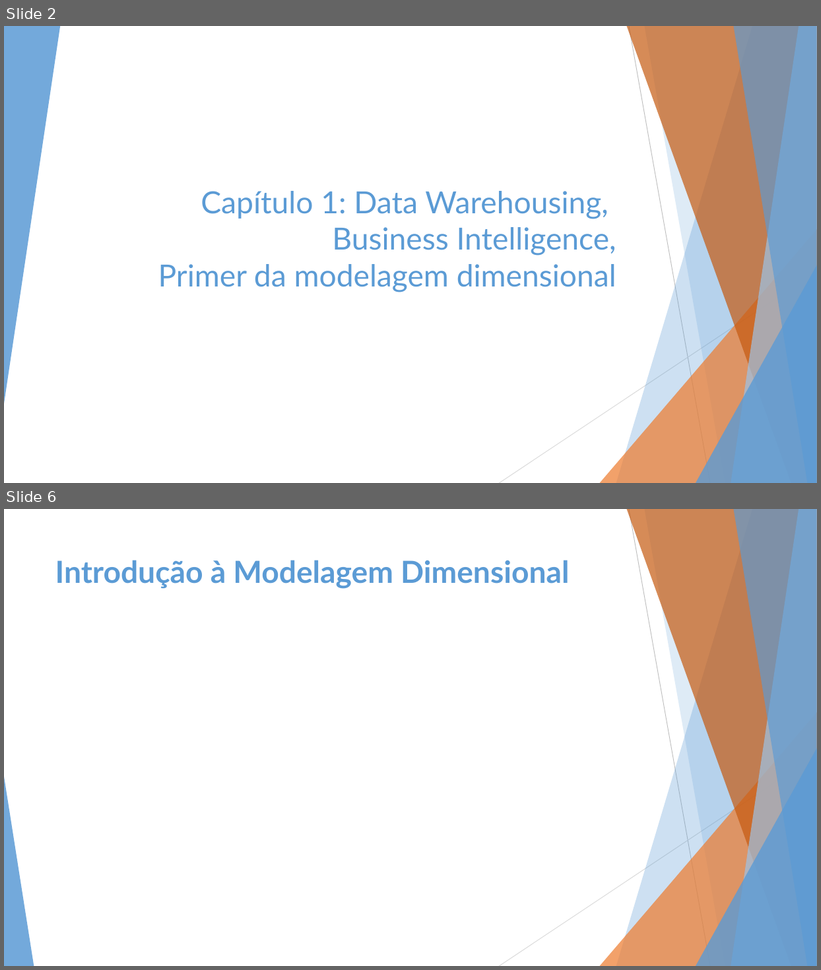
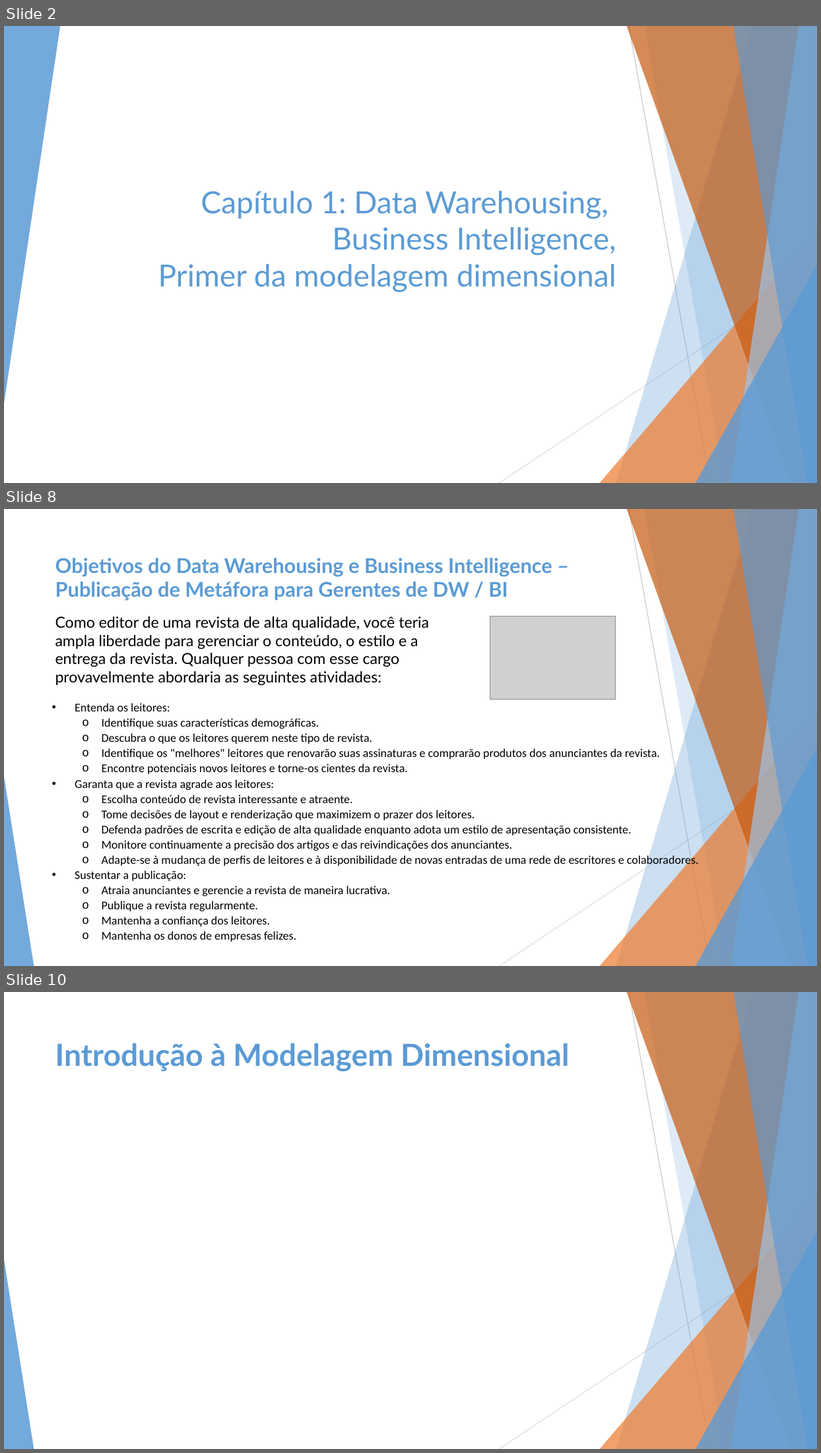
Before and after one commit to gutierrecunha/TheDataWarehouseToolkit_3rdEdition_PtBr, a slide deck: Apresentação/Cap1_theDataWarehouse.pptx. Shown one above the other, each under a label of ours: slides 2 and 6 before the commit, slides 2, 8 and 10 after it; the slides between them are not shown. The pictures are 821x970 and 821x1453 pixels, drawn with LibreOffice and Linux fonts; fonts in the diff are those of the drawing; grey boxes stand for pictures. Boxes give left, top, right and bottom in pixels: in the first picture for what was removed or moved away, otherwise in the second. Text is boxed around its words. In the diff, an @@ line names an element or a change of style, - is before the commit and + after.

```diff
--- a/Apresentação/Cap1_theDataWarehouse.pptx
+++ b/Apresentação/Cap1_theDataWarehouse.pptx
@@ slide 8 added at <box>4,509,817,966</box>, background #FFFFFF; not listed: 10 template elements that a slide beside it also shows @@
@@ title added at <box>55,558,552,601</box>, 24 pt, text #5B9BD5, bold @@
+Objetivos do Data Warehousing e Business Intelligence –
+Publicação de Metáfora para Gerentes de DW / BI
@@ text added at <box>55,617,429,686</box>, 18 pt, text #000000 @@
+Como editor de uma revista de alta qualidade, você teria ampla liberdade para gerenciar o conteúdo, o estilo e a entrega da revista. Qualquer pessoa com esse cargo provavelmente abordaria as seguintes atividades:
@@ picture added at <box>490,617,616,700</box> @@
@@ text added at <box>75,703,699,942</box>, 14 pt, text #000000 @@
+• Entenda os leitores:
+  o Identifique suas características demográficas.
+  o Descubra o que os leitores querem neste tipo de revista.
+  o Identifique os "melhores" leitores que renovarão suas assinaturas e comprarão produtos dos anunciantes da revista.
+  o Encontre potenciais novos leitores e torne-os cientes da revista.
+• Garanta que a revista agrade aos leitores:
+  o Escolha conteúdo de revista interessante e atraente.
+  o Tome decisões de layout e renderização que maximizem o prazer dos leitores.
+  o Defenda padrões de escrita e edição de alta qualidade enquanto adota um estilo de apresentação consistente.
+  o Monitore continuamente a precisão dos artigos e das reivindicações dos anunciantes.
+  o Adapte-se à mudança de perfis de leitores e à disponibilidade de novas entradas de uma rede de escritores e colaboradores.
+• Sustentar a publicação:
+  o Atraia anunciantes e gerencie a revista de maneira lucrativa.
+  o Publique a revista regularmente.
+  o Mantenha a confiança dos leitores.
+  o Mantenha os donos de empresas felizes.
@@ what was slide 6 is now slide 10 @@
```
Also in this commit, not shown: 3 slides changed, 3 other slides added.
